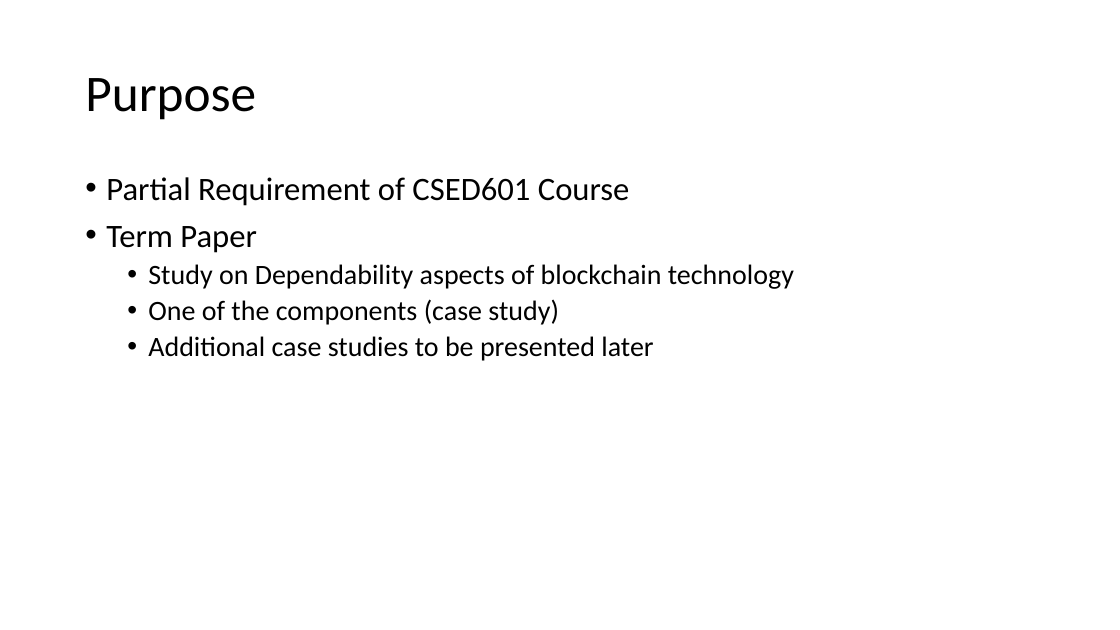
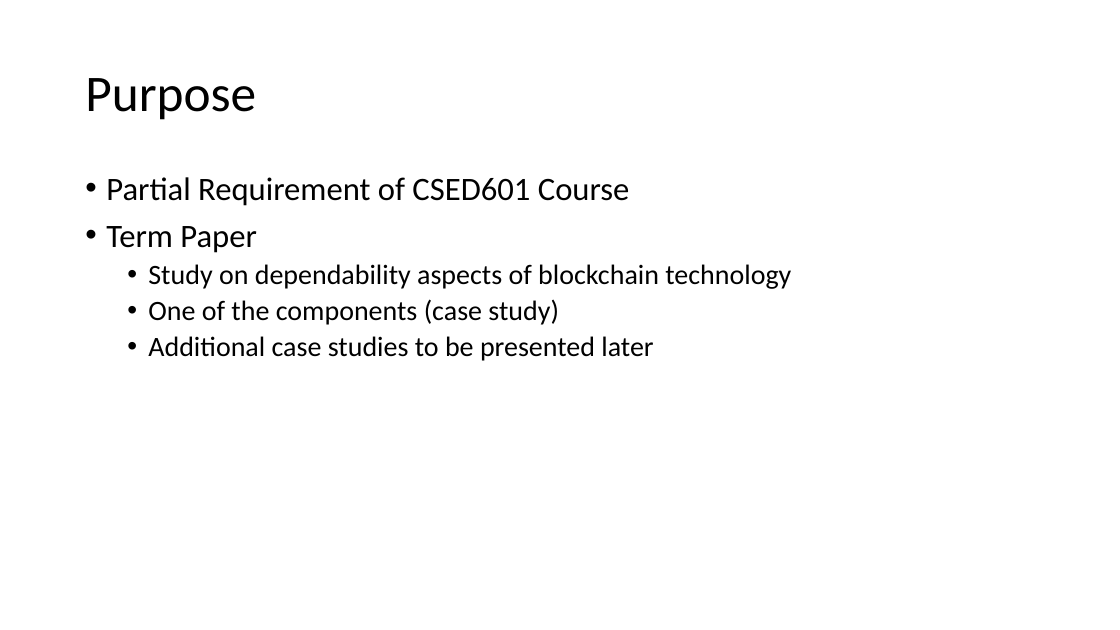
Before and after one commit to Tsajan/2018FallSemPOSTECH, a slide deck: slide 2 of CSED601 Dependable Computing/LedgerGuardReview.pptx. Drawn at 1120x630 pixels with LibreOffice and Linux fonts; fonts in the diff are those of the drawing. Boxes give left, top, right and bottom in pixels: in the first picture for what was removed or moved away, otherwise in the second. Text is boxed around its words. In the diff, an @@ line names an element or a change of style, - is before the commit and + after.

```diff
--- a/CSED601 Dependable Computing/LedgerGuardReview.pptx
+++ b/CSED601 Dependable Computing/LedgerGuardReview.pptx
@@ text at bbox=[148, 264, 791, 289]: text changed @@
-  • Study on Dependability aspects of blockchain technology
+  • Study on dependability aspects of blockchain technology
```
Also in this commit, not shown: 1 other slide changed, 1 other file.
